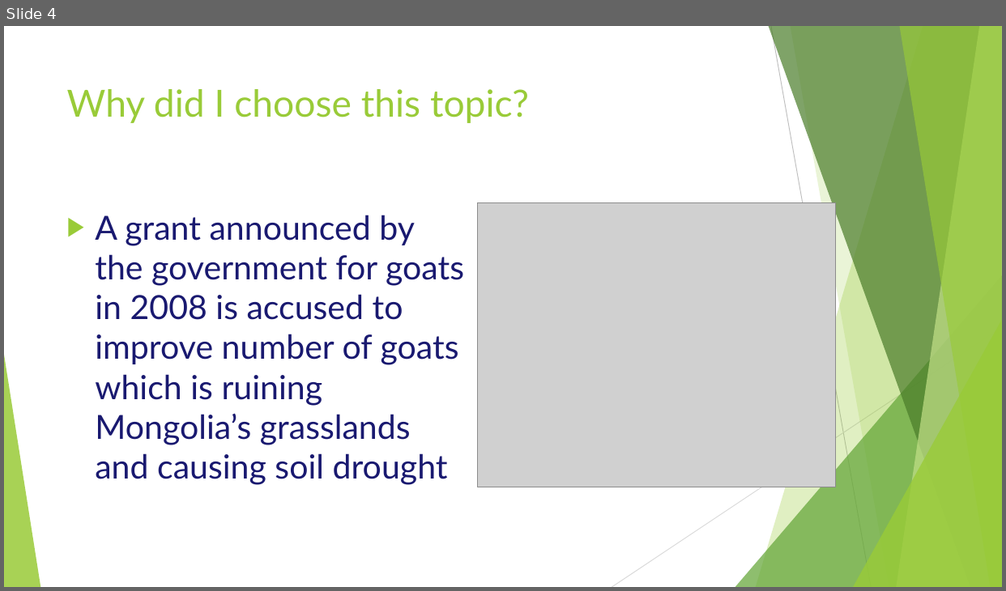
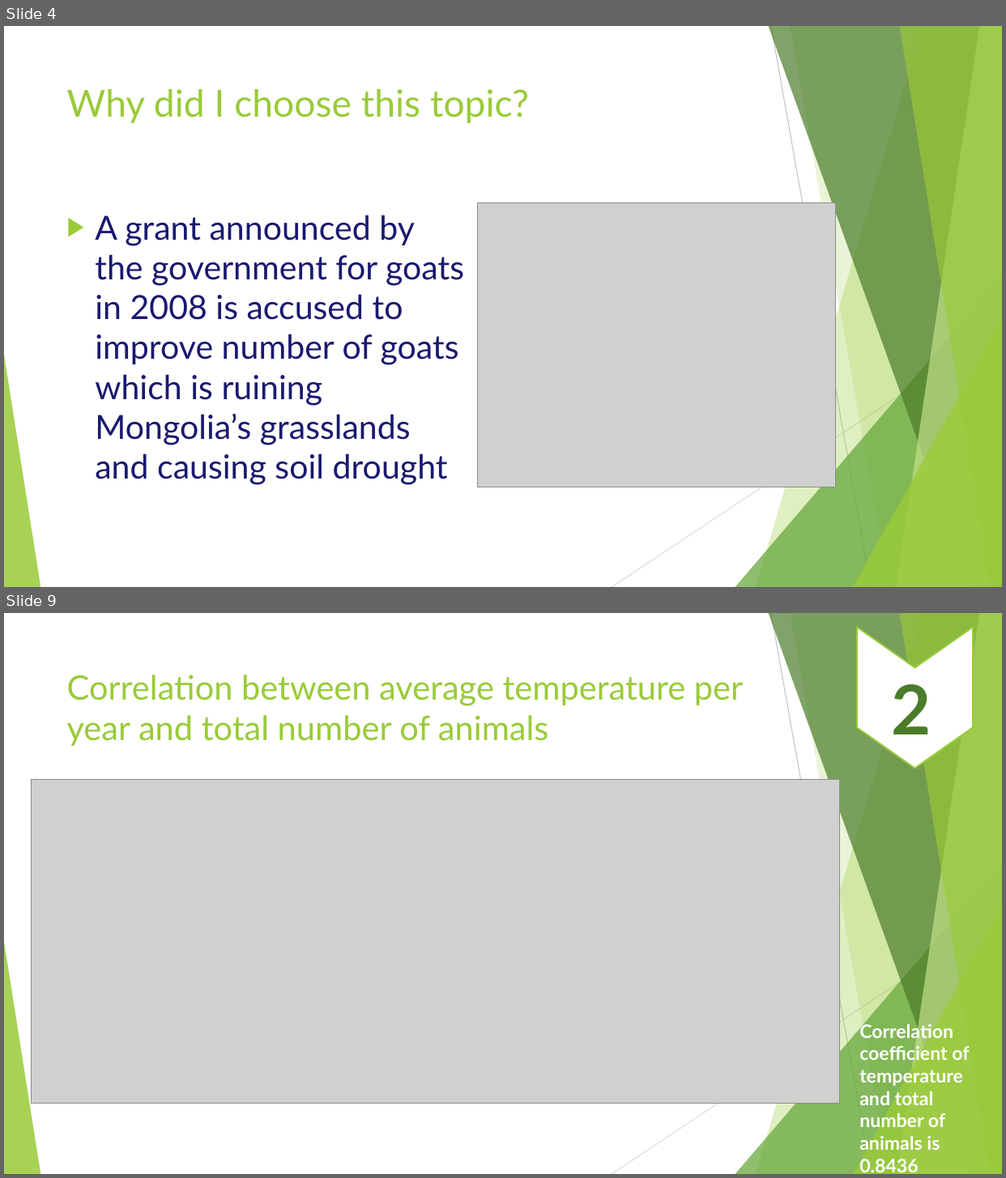
Before and after one commit to jina2020/Projects, a slide deck: Weather and animal data in Mongolia/Weather and animal correlation in Mongolia.pptx. Shown one above the other, each under a label of ours: slide 4 before the commit, slides 4 and 9 after it; the slides between them are not shown. The pictures are 1006x591 and 1006x1178 pixels, drawn with LibreOffice and Linux fonts; fonts in the diff are those of the drawing; grey boxes stand for pictures. Boxes give left, top, right and bottom in pixels: in the first picture for what was removed or moved away, otherwise in the second. Text is boxed around its words. In the diff, an @@ line names an element or a change of style, - is before the commit and + after.

Commit message:
Correlation analysis part

```diff
--- a/Weather and animal data in Mongolia/Weather and animal correlation in Mongolia.pptx
+++ b/Weather and animal data in Mongolia/Weather and animal correlation in Mongolia.pptx
@@ slide 9 added at (x1=4, y1=613, x2=1002, y2=1174), background #FFFFFF; not listed: 10 template elements that a slide beside it also shows @@
@@ chevron added at (x1=858, y1=628, x2=974, y2=769), fill #FFFFFF, outline #99CB38 1.5 pt @@
@@ title added at (x1=67, y1=675, x2=743, y2=746), 32.4 pt, text #99CB38 @@
+Correlation between average temperature per year and total number of animals
@@ text added at (x1=892, y1=684, x2=931, y2=735), 66 pt, text #4A7C29, bold @@
+2
@@ picture added at (x1=31, y1=780, x2=840, y2=1104) @@
@@ text added at (x1=859, y1=1021, x2=969, y2=1173), 18 pt, text #FFFFFF, bold @@
+Correlation coefficient of temperature and total number of animals is 0.8436
```
Also in this commit, not shown: 6 slides changed, 5 other slides added, 2 slides removed, 5 other files.
